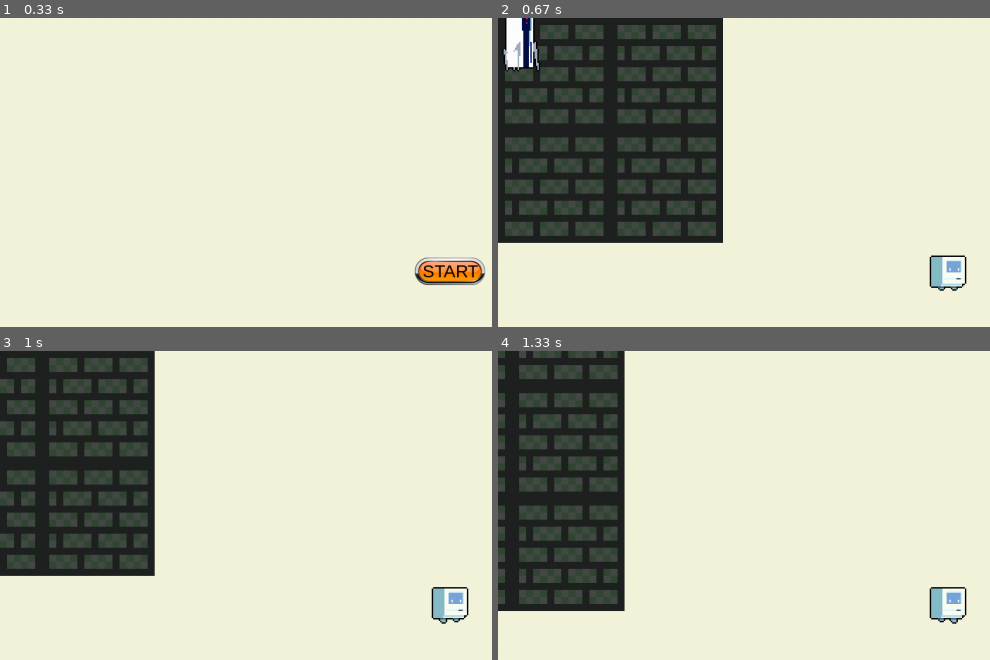
Above: before the commit, frames 1-4 (two rows, left to right).
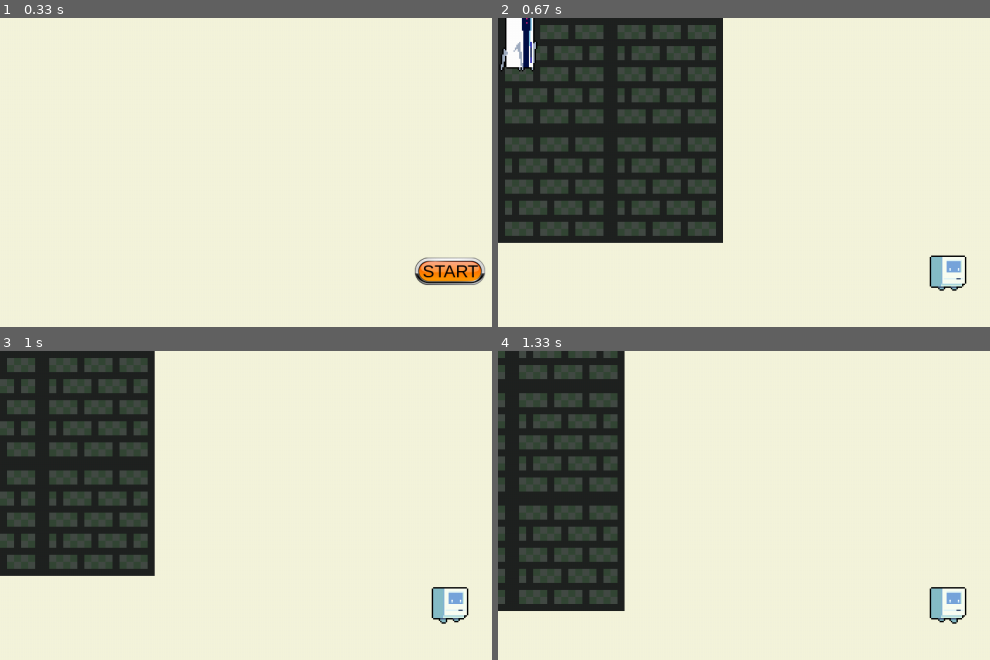
Above: after the commit, the same moments.

Repository: evelyn-keefner/portfolio
Game: pygame game, started from ch09/final/main.py
Two runs of this game, one before a commit and one after it. Both use one fixed random seed, a clock stepped at 60 frames per second and the inputs below.
Inputs (mouse positions are in pixels of both pictures, inside the frame that each line leads up to):
- Up to frame 1 (0.33 s): no input
- Up to frame 2 (0.67 s): click "START" at 0.38 s
- Up to frame 3 (1 s): hold D from 0.67 s (still down); move the mouse to (418, 626) at 0.7 s
- Up to frame 4 (1.33 s): release D at 1.13 s; hold W from 1.17 s (still down)

Frame 1 is identical in both runs. In frame 2, 0.2% of the frame differs, in the area x 0-9%, y 10-18%; in frame 3, nothing differs; in frame 4, nothing differs.

Commit message:
enemy animation fix

Diff:
--- a/ch09/final/src/enemy.py
+++ b/ch09/final/src/enemy.py
@@ -5,7 +5,7 @@
     def __init__(self, pos, health, damage, experience, group, experience_group):
         super().__init__(group) # adds player sprite into the camera_group sprite group calling the sprite constructor Sprite(self, group)
         self.image = pygame.image.load('assets/sprite/enemy2_run1.webp')
-        self.image = self.image = pygame.transform.scale(self.image, (60,120))
+        self.image = pygame.transform.scale(self.image, (60,120))
         self.camera_group = group
         self.experience_group = experience_group
         self.enemy_run = []
@@ -41,6 +41,7 @@
         self.rect.center += self.direction * self.velocity # rect.center is a tuple and vector2's are compatable with operations involving tuples'
 
         # animation handling
+        self.current_time = pygame.time.get_ticks()
         if (self.current_time - self.frame_current) > self.frame_speed:
             self.frame_next = False
             self.frame_num += 1
@@ -49,9 +50,10 @@
         if self.frame_next == False:
             self.frame_next = True
             self.frame_current = pygame.time.get_ticks()
-
             self.image = self.enemy_run[self.frame_num]
             self.image = pygame.transform.scale(self.image, (60,120))
+            if self.direction.x < 0:
+                self.image = pygame.transform.flip(self.image, True, False)
 
         if self.health <= 0:
             xp = Experience(self.rect.center, self.camera_group, self.experience) # pos, group, value
@@ -61,8 +63,6 @@
                 group.remove(self)
                 print('removed')
 
-        if self.direction.x < 0:
-            self.image = pygame.transform.flip(self.image, True, False)
 
 def main():
     print("Wrong file: please run run python3 main.py")
